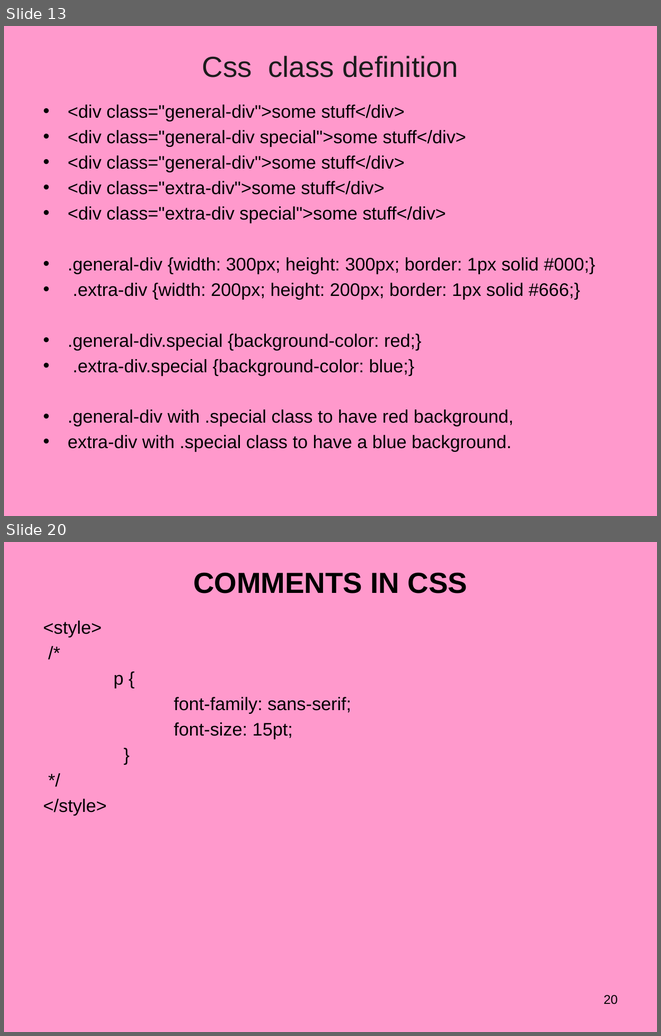
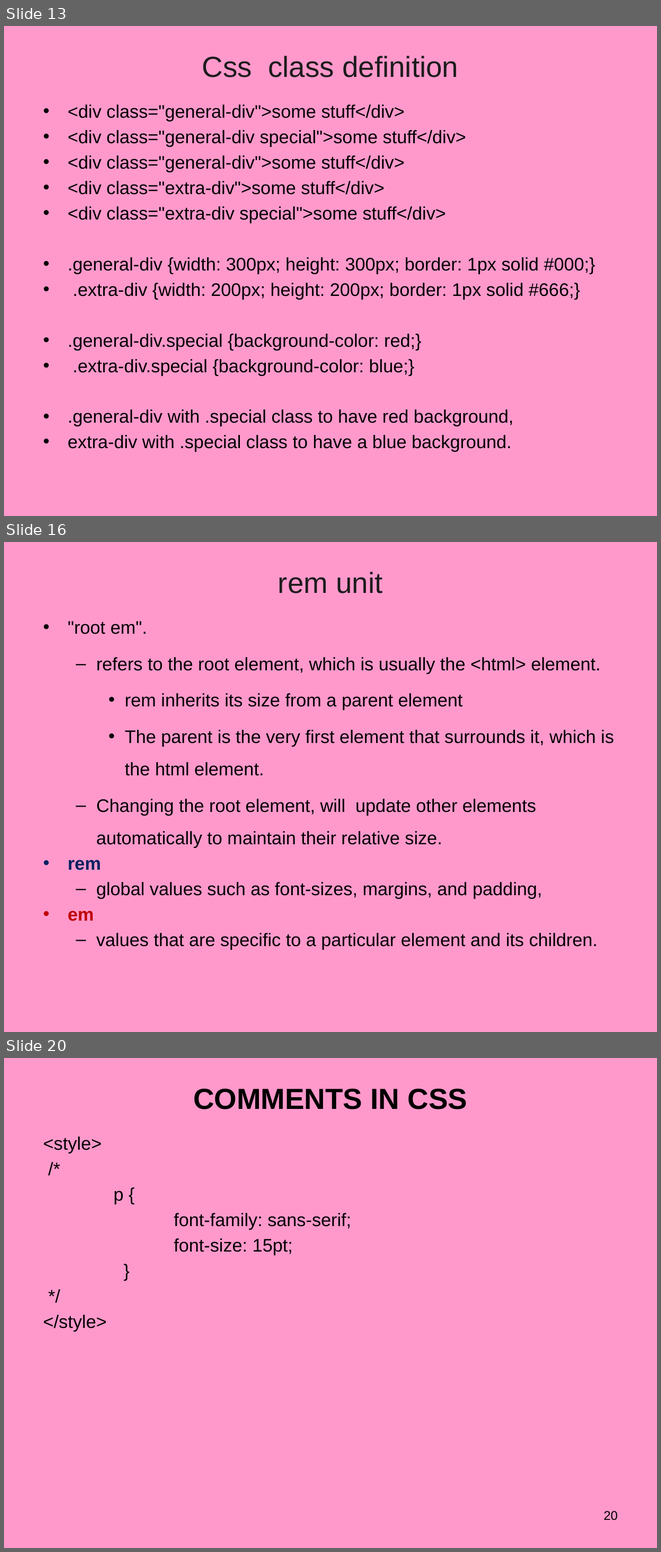
Before and after one commit to vatsanTraining/ui_june_2024, a slide deck: CSS_2024.pptx. Shown one above the other, each under a label of ours: slides 13 and 20 before the commit, slides 13, 16 and 20 after it; the slides between them are not shown. The pictures are 661x1036 and 661x1552 pixels, drawn with LibreOffice and Linux fonts; fonts in the diff are those of the drawing; background and template pictures are left out. Boxes give left, top, right and bottom in pixels: in the first picture for what was removed or moved away, otherwise in the second. Text is boxed around its words. In the diff, an @@ line names an element or a change of style, - is before the commit and + after.

```diff
--- a/CSS_2024.pptx
+++ b/CSS_2024.pptx
@@ slide 16 added at (4, 542, 657, 1032), background picture (left out) @@
@@ title added at (278, 572, 382, 593), 32 pt, text #1C1C1C @@
+rem unit
@@ text added at (68, 621, 614, 950), 20 pt, text #000000 @@
+• "root em".
+  – refers to the root element, which is usually the <html> element.
+    • rem inherits its size from a parent element
+    • The parent is the very first element that surrounds it, which is the html element.
+  – Changing the root element, will update other elements automatically to maintain their relative size.
+• rem
+  – global values such as font-sizes, margins, and padding,
+• em
+  – values that are specific to a particular element and its children.
```
Also in this commit, not shown: 3 slides changed, 7 other slides added, 6 slides removed, 24 other files.
